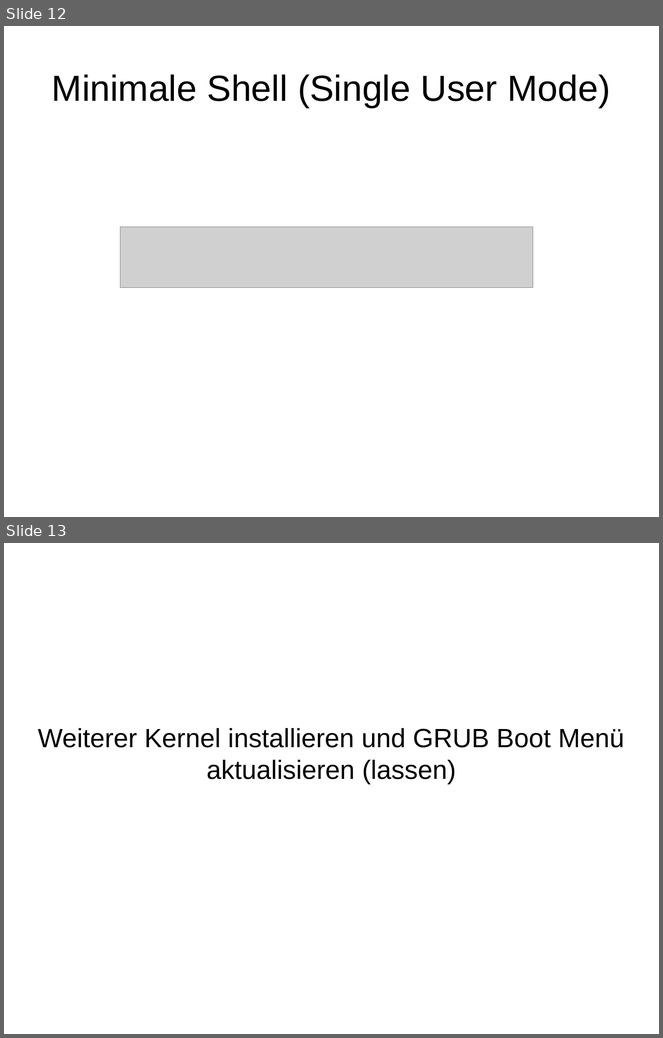
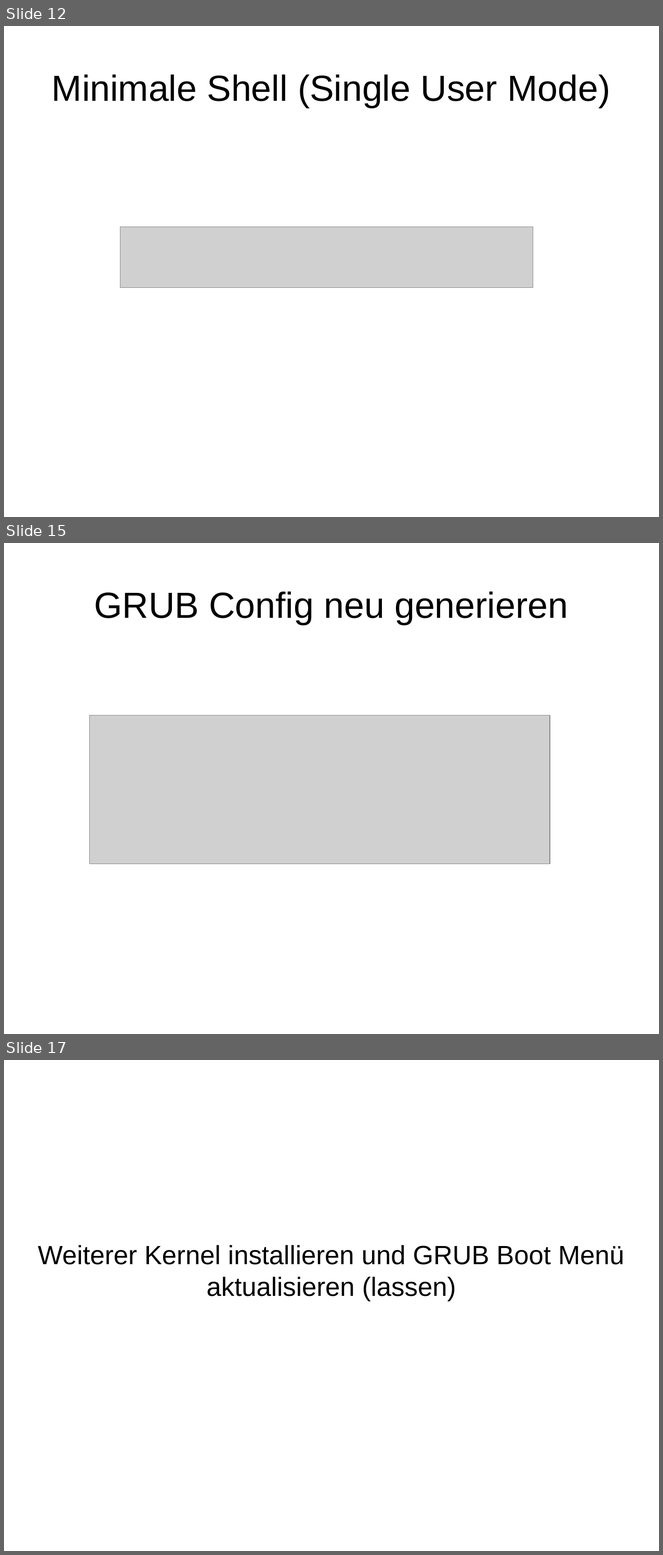
Before and after one commit to adfinis/adsy-trainings, a slide deck: SSA_SUSE-System-Administration/1004_grub2/modul_grub2_1004_02_demo.odp. Shown one above the other, each under a label of ours: slides 12 and 13 before the commit, slides 12, 15 and 17 after it; the slides between them are not shown. The pictures are 663x1038 and 663x1555 pixels, drawn with LibreOffice and Linux fonts; fonts in the diff are those of the drawing; grey boxes stand for pictures. Boxes give left, top, right and bottom in pixels: in the first picture for what was removed or moved away, otherwise in the second. Text is boxed around its words. In the diff, an @@ line names an element or a change of style, - is before the commit and + after.

Commit message:
update module grub2

```diff
--- a/SSA_SUSE-System-Administration/1004_grub2/modul_grub2_1004_02_demo.odp
+++ b/SSA_SUSE-System-Administration/1004_grub2/modul_grub2_1004_02_demo.odp
@@ slide 15 added at [4,543,659,1034], background #FFFFFF @@
@@ title added at [94,591,568,625], 44 pt, text #000000 @@
+GRUB Config neu generieren
@@ picture added at [90,716,551,864] @@
@@ what was slide 13 is now slide 17 @@
```
Also in this commit, not shown: 3 other slides added, 4 other files.
